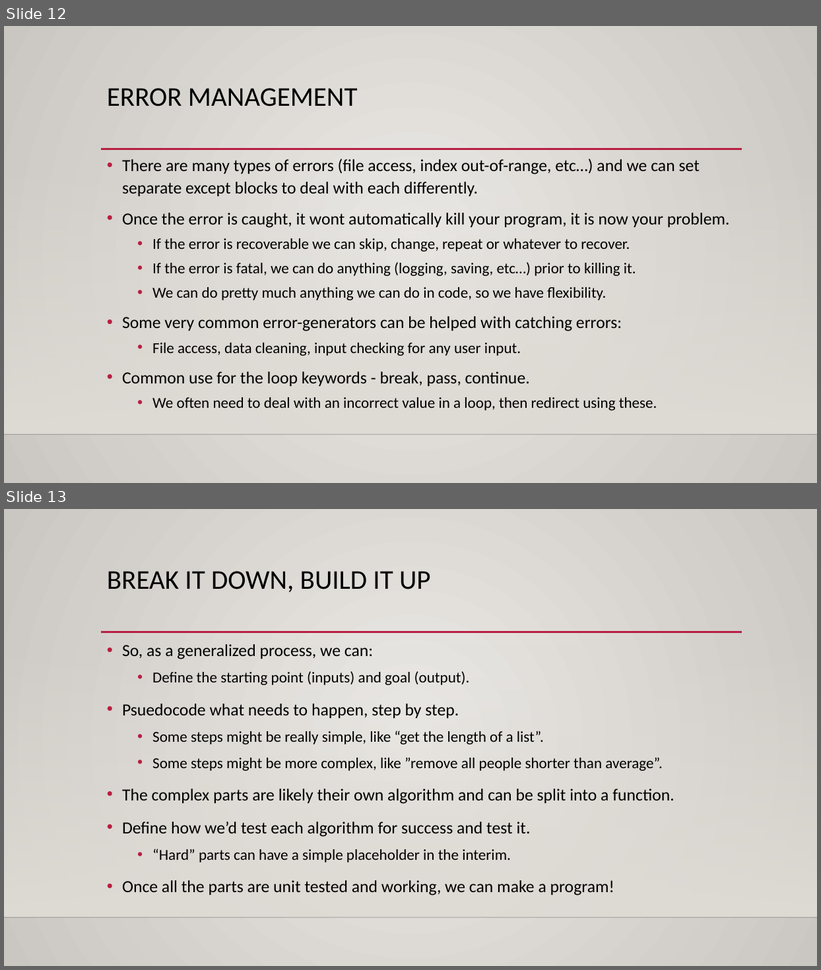
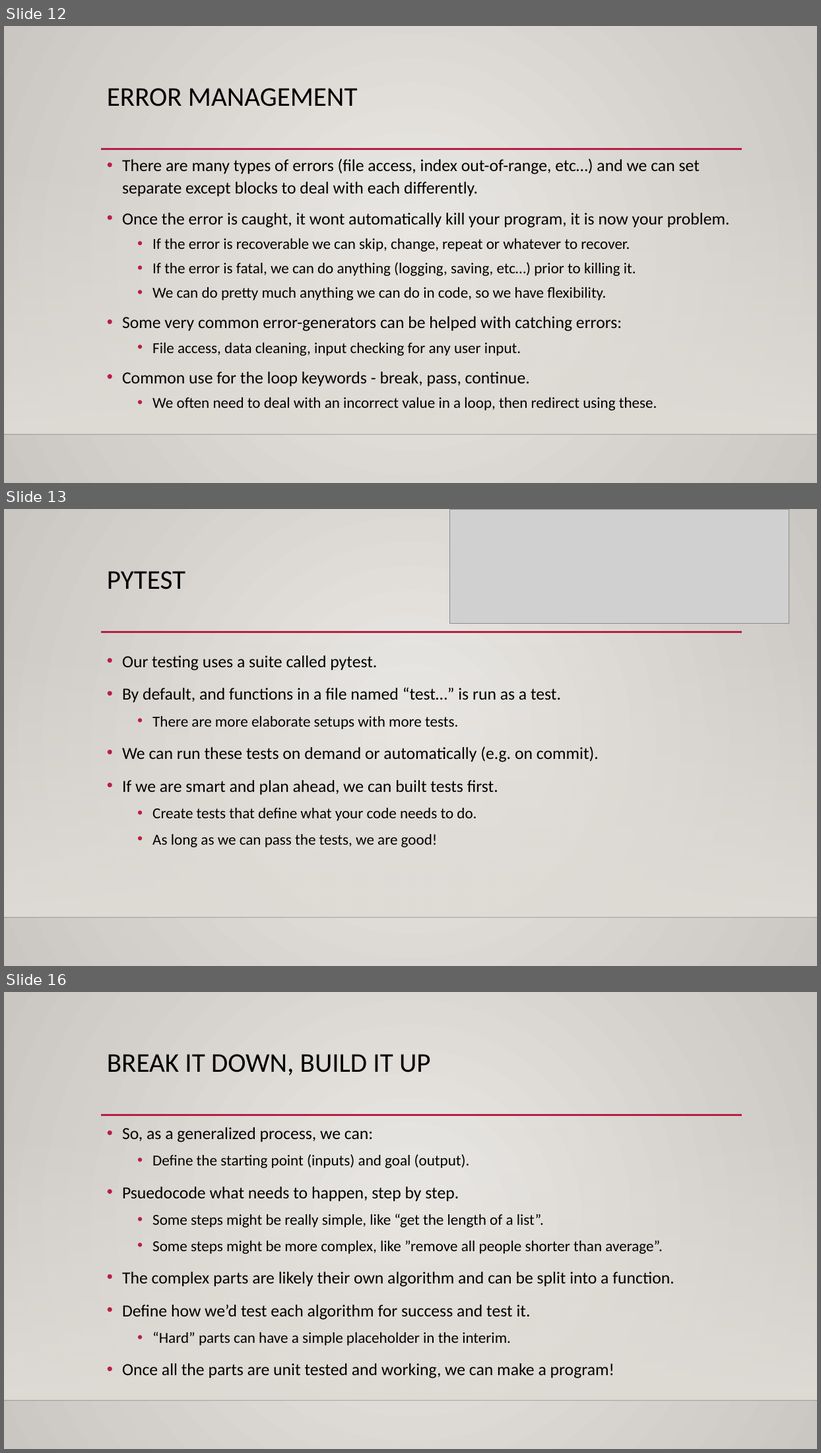
Before and after one commit to AkeemSemperDataScience/Programming_Basics_for_Machine_Learning_Students, a slide deck: reference_material/slides/012_algo_interface_errors.pptx. Shown one above the other, each under a label of ours: slides 12 and 13 before the commit, slides 12, 13 and 16 after it; the slides between them are not shown. The pictures are 821x970 and 821x1453 pixels, drawn with LibreOffice and Linux fonts; fonts in the diff are those of the drawing; grey boxes stand for pictures; background and template pictures are left out. Boxes give left, top, right and bottom in pixels: in the first picture for what was removed or moved away, otherwise in the second. Text is boxed around its words. In the diff, an @@ line names an element or a change of style, - is before the commit and + after.

```diff
--- a/reference_material/slides/012_algo_interface_errors.pptx
+++ b/reference_material/slides/012_algo_interface_errors.pptx
@@ slide 13 added at bbox=[4, 509, 817, 966], background gradient #ECEAE7 to #CAC7C1; not listed: 3 template elements that a slide beside it also shows @@
@@ picture added at bbox=[450, 509, 789, 624] @@
@@ title added at bbox=[107, 571, 186, 590], 32 pt, text #000000 @@
+PYTEST
@@ text added at bbox=[122, 656, 599, 848], 20 pt, text #000000 @@
+• Our testing uses a suite called pytest.
+• By default, and functions in a file named “test…” is run as a test.
+  • There are more elaborate setups with more tests.
+• We can run these tests on demand or automatically (e.g. on commit).
+• If we are smart and plan ahead, we can built tests first.
+  • Create tests that define what your code needs to do.
+  • As long as we can pass the tests, we are good!
@@ what was slide 13 is now slide 16 @@
```
Also in this commit, not shown: 2 other slides added, 2 other files.
